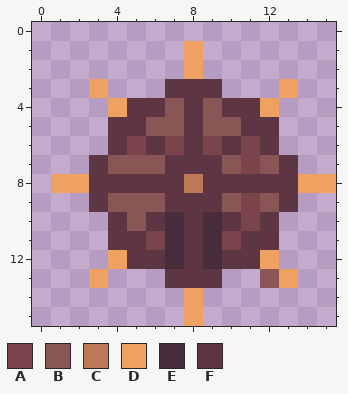
Two states of a pixel-art sprite, Assets/Sprites/UI/steeringwheel.png. The picture above was drawn from the file before the commit.
The file is 16x16 pixels.
Palette (. is transparent): A #7a444a  B #8a5555  C #bf7958  D #eea160  E #472d3c  F #5e3643
Pixels before, first column x 1:
 1 .......D.......
 2 .......D.......
 3 ..D...FFF...D..
 4 ...DFFBFBFFD...
 5 ...FFBBFBBFF...
 6 ...FAFAFAFAF...
 7 ..FBBBFFFBABF..
 8 DDFFFFFCFFFFFDD
 9 ..FBBBFFFBABF..
10 ...FBFEFEFAF...
11 ...FFAEFEAFF...
12 ...DFFEFEFFD...
13 ..D...FFF..BD..
14 .......D.......
15 .......D.......
Once edited:
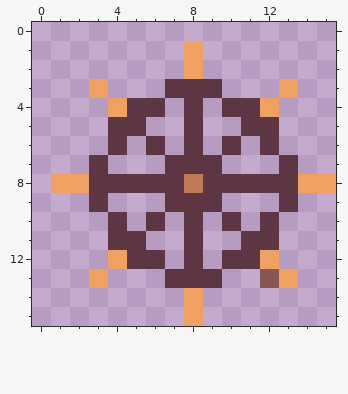
The exact change:
Changed rows in their new state; - is an unchanged pixel.
first column x 4:
 4 ---.-.---
 5 --..-..--
 6 -.-.-.-.-
 7 ...---...
 9 ...---...
10 -.-.-.-.-
11 --..-..--
12 ---.-.---
Where, in picture pixels (left, top, right, bottom), the same in both pictures:
erased: (108, 98, 279, 269)
